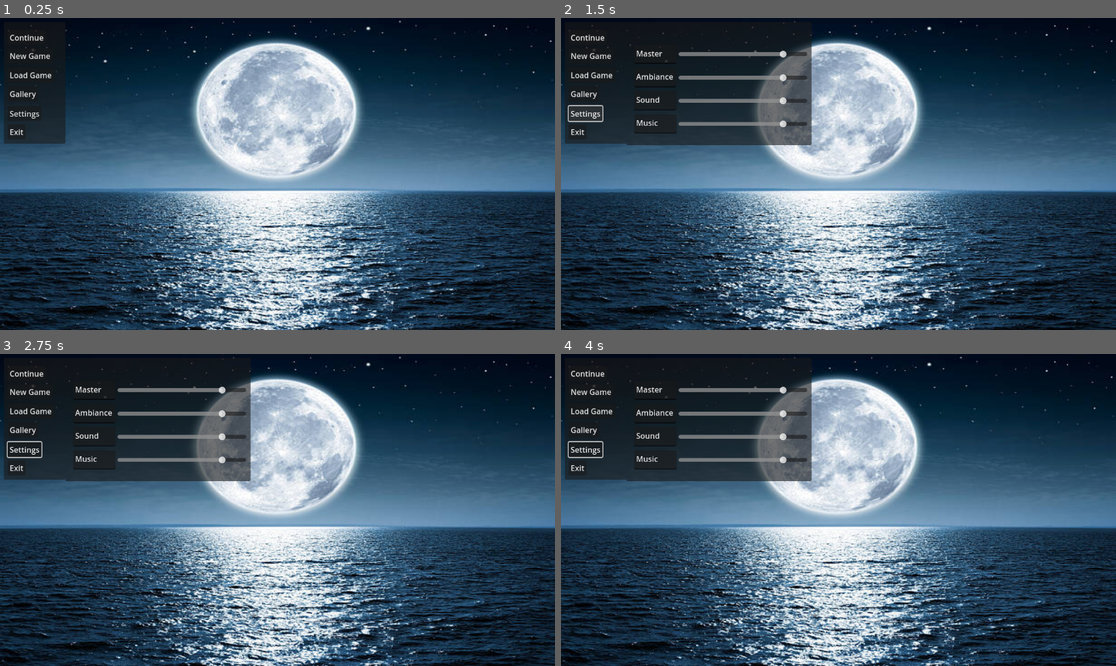
Above: before the commit, frames 1-4 (two rows, left to right).
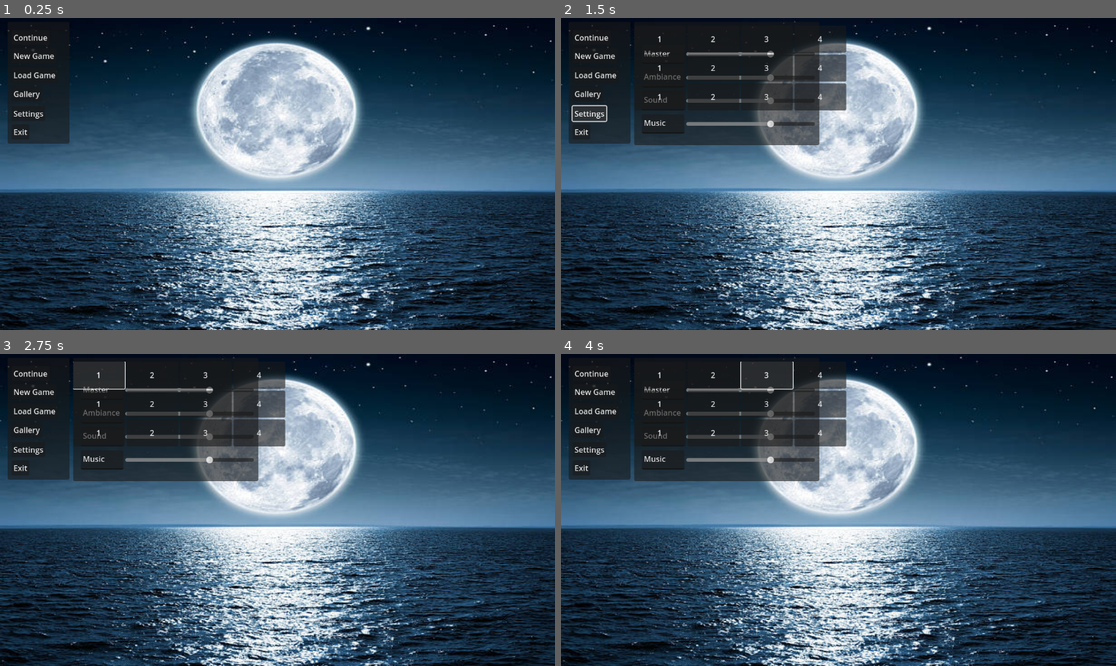
Above: after the commit, the same moments.

Repository: AustinTheWitch/VN_Alias
Game: Godot game, scene res://Scenes/GameBase.tscn
Two runs of this game, one before a commit and one after it. Both use one fixed random seed, a clock stepped at 60 frames per second and the inputs below.
Inputs (mouse positions are in pixels of both pictures, inside the frame that each line leads up to):
- Up to frame 1 (0.25 s): no input
- Up to frame 2 (1.5 s): click "Load Game" at 0.5 s; click "Settings" at 1.25 s
- Up to frame 3 (2.75 s): click (99, 375) at 2 s, where only the run after the commit has a clickable "1"
- Up to frame 4 (4 s): click (710, 375) at 2.75 s, where only the run after the commit has a clickable "2"; click (766, 375) at 3.5 s, where only the run after the commit has a clickable "3"

The runs differ from the first frame. In frame 1, 0.7% of the frame differs, in the area x 0-13%, y 4-41%; in frame 2, 4.6%; in frame 3, 5.3%; in frame 4, 5.4%, in the area x 0-52%, y 2-41%.

Commit message:
Save File System Working

Diff:
--- a/Audio/VNAliasAudio.tres
+++ b/Audio/VNAliasAudio.tres
@@ -1,21 +1,22 @@
 [gd_resource type="AudioBusLayout" format=3 uid="uid://cexq46ebgy8n2"]
 
 [resource]
+bus/0/volume_db = -9.92555
 bus/1/name = &"Ambiance"
 bus/1/solo = false
 bus/1/mute = false
 bus/1/bypass_fx = false
-bus/1/volume_db = 0.929398
+bus/1/volume_db = -9.92555
 bus/1/send = &"Master"
 bus/2/name = &"Sound"
 bus/2/solo = false
 bus/2/mute = false
 bus/2/bypass_fx = false
-bus/2/volume_db = -0.261596
+bus/2/volume_db = -9.92062
 bus/2/send = &"Master"
 bus/3/name = &"Music"
 bus/3/solo = false
 bus/3/mute = false
 bus/3/bypass_fx = false
-bus/3/volume_db = 1.19382
+bus/3/volume_db = -9.92555
 bus/3/send = &"Master"
--- a/Scenes/GameBase.tscn
+++ b/Scenes/GameBase.tscn
@@ -8,8 +8,9 @@
 anchor_top = 0.012
 anchor_right = 1.0
 anchor_bottom = 0.963
-offset_left = -8.064
+offset_left = -0.0640001
 offset_top = -7.776
+offset_right = 8.0
 offset_bottom = 15.976
 grow_horizontal = 2
 grow_vertical = 2
@@ -109,7 +110,6 @@
 text = "Is this thing on?"
 
 [node name="MenuPanel" type="Panel" parent="."]
-visible = false
 layout_mode = 1
 anchors_preset = -1
 anchor_left = 0.007
@@ -203,13 +203,12 @@
 visible = false
 layout_mode = 1
 anchors_preset = -1
-anchor_left = 0.118
+anchor_left = 0.125
 anchor_top = 0.012
-anchor_right = 0.451
+anchor_right = 0.458
 anchor_bottom = 0.412
-offset_left = 0.0639954
 offset_top = 0.32
-offset_right = 0.447937
+offset_right = 0.383911
 offset_bottom = 0.319977
 
 [node name="MasterVol" type="HBoxContainer" parent="OptionsPanel"]
@@ -236,6 +235,7 @@
 size_flags_stretch_ratio = 3.0
 min_value = -50.0
 max_value = 10.0
+value = -10.0
 
 [node name="AmbianceVol" type="HBoxContainer" parent="OptionsPanel"]
 layout_mode = 1
@@ -260,6 +260,7 @@
 size_flags_stretch_ratio = 3.0
 min_value = -50.0
 max_value = 10.0
+value = -10.0
 
 [node name="SoundVol" type="HBoxContainer" parent="OptionsPanel"]
 layout_mode = 1
@@ -285,6 +286,7 @@
 size_flags_stretch_ratio = 3.0
 min_value = -50.0
 max_value = 10.0
+value = -10.0
 
 [node name="MusicVol" type="HBoxContainer" parent="OptionsPanel"]
 layout_mode = 1
@@ -310,6 +312,7 @@
 size_flags_stretch_ratio = 3.0
 min_value = -50.0
 max_value = 10.0
+value = -10.0
 
 [node name="PausePanel" type="Panel" parent="."]
 visible = false
@@ -388,6 +391,251 @@
 offset_top = -0.128021
 offset_bottom = -0.144012
 text = "Main Menu"
+
+[node name="SaveLoadWindow" type="ScrollContainer" parent="."]
+layout_mode = 1
+anchors_preset = -1
+anchor_left = 0.125
+anchor_top = 0.025
+anchor_right = 0.507
+anchor_bottom = 0.3
+offset_right = -0.0640259
+grow_horizontal = 2
+grow_vertical = 2
+
+[node name="SaveFileBox" type="VBoxContainer" parent="SaveLoadWindow"]
+clip_contents = true
+layout_mode = 2
+size_flags_horizontal = 3
+size_flags_vertical = 3
+
+[node name="Row1" type="HBoxContainer" parent="SaveLoadWindow/SaveFileBox"]
+layout_mode = 2
+size_flags_vertical = 3
+
+[node name="File1" type="Button" parent="SaveLoadWindow/SaveFileBox/Row1"]
+layout_mode = 2
+size_flags_horizontal = 3
+size_flags_vertical = 3
+size_flags_stretch_ratio = 25.0
+text = "1"
+
+[node name="TextureRect" type="TextureRect" parent="SaveLoadWindow/SaveFileBox/Row1/File1" groups=["Files"]]
+layout_mode = 1
+anchors_preset = -1
+anchor_right = 1.008
+anchor_bottom = 1.032
+offset_right = -0.464005
+offset_bottom = 0.391998
+mouse_filter = 2
+expand_mode = 2
+metadata/_edit_lock_ = true
+
+[node name="File2" type="Button" parent="SaveLoadWindow/SaveFileBox/Row1"]
+layout_mode = 2
+size_flags_horizontal = 3
+size_flags_vertical = 3
+size_flags_stretch_ratio = 25.0
+text = "2"
+
+[node name="TextureRect" type="TextureRect" parent="SaveLoadWindow/SaveFileBox/Row1/File2" groups=["Files"]]
+layout_mode = 1
+anchors_preset = 15
+anchor_right = 1.0
+anchor_bottom = 1.0
+grow_horizontal = 2
+grow_vertical = 2
+mouse_filter = 2
+expand_mode = 2
+metadata/_edit_lock_ = true
+
+[node name="File3" type="Button" parent="SaveLoadWindow/SaveFileBox/Row1"]
+layout_mode = 2
+size_flags_horizontal = 3
+size_flags_vertical = 3
+size_flags_stretch_ratio = 25.0
+text = "3"
+
+[node name="TextureRect" type="TextureRect" parent="SaveLoadWindow/SaveFileBox/Row1/File3" groups=["Files"]]
+layout_mode = 1
+anchors_preset = 15
+anchor_right = 1.0
+anchor_bottom = 1.0
+grow_horizontal = 2
+grow_vertical = 2
+mouse_filter = 2
+expand_mode = 2
+metadata/_edit_lock_ = true
+
+[node name="File4" type="Button" parent="SaveLoadWindow/SaveFileBox/Row1"]
+layout_mode = 2
+size_flags_horizontal = 3
+size_flags_vertical = 3
+size_flags_stretch_ratio = 25.0
+text = "4"
+
+[node name="TextureRect" type="TextureRect" parent="SaveLoadWindow/SaveFileBox/Row1/File4" groups=["Files"]]
+layout_mode = 1
+anchors_preset = 15
+anchor_right = 1.0
+anchor_bottom = 1.0
+grow_horizontal = 2
+grow_vertical = 2
+mouse_filter = 2
+expand_mode = 2
+metadata/_edit_lock_ = true
+
+[node name="Row2" type="HBoxContainer" parent="SaveLoadWindow/SaveFileBox"]
+layout_mode = 2
+size_flags_vertical = 3
+
+[node name="File5" type="Button" parent="SaveLoadWindow/SaveFileBox/Row2"]
+layout_mode = 2
+size_flags_horizontal = 3
+size_flags_vertical = 3
+size_flags_stretch_ratio = 25.0
+text = "1"
+
+[node name="TextureRect" type="TextureRect" parent="SaveLoadWindow/SaveFileBox/Row2/File5" groups=["Files"]]
+layout_mode = 1
+anchors_preset = -1
+anchor_right = 1.008
+anchor_bottom = 1.032
+offset_right = -0.464005
+offset_bottom = 0.391998
+mouse_filter = 2
+expand_mode = 2
+metadata/_edit_lock_ = true
+
+[node name="File6" type="Button" parent="SaveLoadWindow/SaveFileBox/Row2"]
+layout_mode = 2
+size_flags_horizontal = 3
+size_flags_vertical = 3
+size_flags_stretch_ratio = 25.0
+text = "2"
+
+[node name="TextureRect" type="TextureRect" parent="SaveLoadWindow/SaveFileBox/Row2/File6" groups=["Files"]]
+layout_mode = 1
+anchors_preset = 15
+anchor_right = 1.0
+anchor_bottom = 1.0
+grow_horizontal = 2
+grow_vertical = 2
+mouse_filter = 2
+expand_mode = 2
+metadata/_edit_lock_ = true
+
+[node name="File7" type="Button" parent="SaveLoadWindow/SaveFileBox/Row2"]
+layout_mode = 2
+size_flags_horizontal = 3
+size_flags_vertical = 3
+size_flags_stretch_ratio = 25.0
+text = "3"
+
+[node name="TextureRect" type="TextureRect" parent="SaveLoadWindow/SaveFileBox/Row2/File7" groups=["Files"]]
+layout_mode = 1
+anchors_preset = 15
+anchor_right = 1.0
+anchor_bottom = 1.0
+grow_horizontal = 2
+grow_vertical = 2
+mouse_filter = 2
+expand_mode = 2
+metadata/_edit_lock_ = true
+
+[node name="File8" type="Button" parent="SaveLoadWindow/SaveFileBox/Row2"]
+layout_mode = 2
+size_flags_horizontal = 3
+size_flags_vertical = 3
+size_flags_stretch_ratio = 25.0
+text = "4"
+
+[node name="TextureRect" type="TextureRect" parent="SaveLoadWindow/SaveFileBox/Row2/File8" groups=["Files"]]
+layout_mode = 1
+anchors_preset = 15
+anchor_right = 1.0
+anchor_bottom = 1.0
+grow_horizontal = 2
+grow_vertical = 2
+mouse_filter = 2
+expand_mode = 2
+metadata/_edit_lock_ = true
+
+[node name="Row3" type="HBoxContainer" parent="SaveLoadWindow/SaveFileBox"]
+layout_mode = 2
+size_flags_vertical = 3
+
+[node name="File9" type="Button" parent="SaveLoadWindow/SaveFileBox/Row3"]
+layout_mode = 2
+size_flags_horizontal = 3
+size_flags_vertical = 3
+size_flags_stretch_ratio = 25.0
+text = "1"
+
+[node name="TextureRect" type="TextureRect" parent="SaveLoadWindow/SaveFileBox/Row3/File9" groups=["Files"]]
+layout_mode = 1
+anchors_preset = -1
+anchor_right = 1.008
+anchor_bottom = 1.032
+offset_right = -0.464005
+offset_bottom = 0.391998
+mouse_filter = 2
+expand_mode = 2
+metadata/_edit_lock_ = true
+
+[node name="File10" type="Button" parent="SaveLoadWindow/SaveFileBox/Row3"]
+layout_mode = 2
+size_flags_horizontal = 3
+size_flags_vertical = 3
+size_flags_stretch_ratio = 25.0
+text = "2"
+
+[node name="TextureRect" type="TextureRect" parent="SaveLoadWindow/SaveFileBox/Row3/File10" groups=["Files"]]
+layout_mode = 1
+anchors_preset = 15
+anchor_right = 1.0
+anchor_bottom = 1.0
+grow_horizontal = 2
+grow_vertical = 2
+mouse_filter = 2
+expand_mode = 2
+metadata/_edit_lock_ = true
+
+[node name="File11" type="Button" parent="SaveLoadWindow/SaveFileBox/Row3"]
+layout_mode = 2
+size_flags_horizontal = 3
+size_flags_vertical = 3
+size_flags_stretch_ratio = 25.0
+text = "3"
+
+[node name="TextureRect" type="TextureRect" parent="SaveLoadWindow/SaveFileBox/Row3/File11" groups=["Files"]]
+layout_mode = 1
+anchors_preset = 15
+anchor_right = 1.0
+anchor_bottom = 1.0
+grow_horizontal = 2
+grow_vertical = 2
+mouse_filter = 2
+expand_mode = 2
+metadata/_edit_lock_ = true
+
+[node name="File12" type="Button" parent="SaveLoadWindow/SaveFileBox/Row3"]
+layout_mode = 2
+size_flags_horizontal = 3
+size_flags_vertical = 3
+size_flags_stretch_ratio = 25.0
+text = "4"
+
+[node name="TextureRect" type="TextureRect" parent="SaveLoadWindow/SaveFileBox/Row3/File12" groups=["Files"]]
+layout_mode = 1
+anchors_preset = 15
+anchor_right = 1.0
+anchor_bottom = 1.0
+grow_horizontal = 2
+grow_vertical = 2
+mouse_filter = 2
+expand_mode = 2
+metadata/_edit_lock_ = true
 
 [connection signal="pressed" from="PlayerControls/AutoPlay" to="." method="APbutton"]
 [connection signal="pressed" from="PlayerControls/Rewind" to="." method="Rewind"]
@@ -410,3 +658,15 @@
 [connection signal="pressed" from="PausePanel/Gallery" to="." method="Gallery"]
 [connection signal="pressed" from="PausePanel/Settings" to="." method="Settings"]
 [connection signal="pressed" from="PausePanel/Main Menu" to="." method="MainMenu"]
+[connection signal="pressed" from="SaveLoadWindow/SaveFileBox/Row1/File1" to="." method="File1"]
+[connection signal="pressed" from="SaveLoadWindow/SaveFileBox/Row1/File2" to="." method="File2"]
+[connection signal="pressed" from="SaveLoadWindow/SaveFileBox/Row1/File3" to="." method="File3"]
+[connection signal="pressed" from="SaveLoadWindow/SaveFileBox/Row1/File4" to="." method="File4"]
+[connection signal="pressed" from="SaveLoadWindow/SaveFileBox/Row2/File5" to="." method="File5"]
+[connection signal="pressed" from="SaveLoadWindow/SaveFileBox/Row2/File6" to="." method="File6"]
+[connection signal="pressed" from="SaveLoadWindow/SaveFileBox/Row2/File7" to="." method="File7"]
+[connection signal="pressed" from="SaveLoadWindow/SaveFileBox/Row2/File8" to="." method="File8"]
+[connection signal="pressed" from="SaveLoadWindow/SaveFileBox/Row3/File9" to="." method="File9"]
+[connection signal="pressed" from="SaveLoadWindow/SaveFileBox/Row3/File10" to="." method="File10"]
+[connection signal="pressed" from="SaveLoadWindow/SaveFileBox/Row3/File11" to="." method="File11"]
+[connection signal="pressed" from="SaveLoadWindow/SaveFileBox/Row3/File12" to="." method="File12"]
--- a/Scripts/GameBase.gd
+++ b/Scripts/GameBase.gd
@@ -33,10 +33,10 @@
 
 #Options Menu Vars=-------------------------------------
 var Options = false
-var MasterVol = -10.0
-var AmbianceVol = -10.0
-var SoundVol = -10.0
-var MusicVol = -10.0
+var MasterVol
+var AmbianceVol
+var SoundVol
+var MusicVol
 
 #Pause Menu Vars----------------------------------------
 var Paused = false
@@ -44,8 +44,8 @@
 #Load/Save Game Vars-----------------------------------------
 var Saving = false
 var Loading = false
-var F1 = FileAccess.open("user://myfile.name", FileAccess.READ)
-var F1path = "user://sceneline.save"
+var SaveFile = FileAccess.open("user://myfile.name", FileAccess.READ)
+var SavePath = "user://sceneline.save"
 
 
 func _ready():
@@ -153,7 +153,7 @@
 	$PausePanel.visible = Paused
 	$DialogueBox.visible = Play
 	$PlayerControls.visible = Play
-
+	$SaveLoadWindow.visible = Loading or Saving
 
 #Main Menu-------------------------------------------------
 func Continue():
@@ -172,29 +172,20 @@
 	data.SceneKey = 0
 	gamescene._AmbianceSelect()
 	gamescene._MusicSelect()
+	Loading = false
+	Saving = false
 
 func LoadGame():
-	if FileAccess.file_exists(F1path):
-		print("File Found")
-		var file = FileAccess.open(F1path, FileAccess.READ)
-		data.LineNum = file.get_var(data.LineNum)
-		data.SceneKey = file.get_var(data.SceneKey)
-		Play = true
-		data.Main = false
-		Paused = false
-		Options = false
-		gamescene._AmbianceSelect()
-		gamescene._MusicSelect()
-	else:
-		print("File not found")
-
+	Loading = true
+	Saving = false
+	Play = false
 
 func Gallery():
 	print("Gallery Viewer")
 
 func Settings():
 	Options = !Options
-	Play = !Options
+	Play = false
 
 func Exit():
 	print("Exit Game")
@@ -217,14 +208,119 @@
 	Paused = false
 	Options = false
 	Play = true
+	Saving = false
+	Loading = false
 
 func SaveGame():
-	var file = FileAccess.open(F1path, FileAccess.WRITE)
-	file.store_var(data.LineNum)
-	file.store_var(data.SceneKey)
+	Saving = true
+	Loading = false
+	Play = false
+
 
 func MainMenu():
 	data.Main = !data.Main
 	Play = false
 	Options = false
 	Paused = false
+	Loading = false
+	Saving = false
+
+func _Saving():
+	var file = FileAccess.open(SavePath, FileAccess.WRITE)
+	file.store_var(data.LineNum)
+	file.store_var(data.SceneKey)
+	Saving = false
+
+
+func _Loading():
+	if FileAccess.file_exists(SavePath):
+		print("File Found")
+		var file = FileAccess.open(SavePath, FileAccess.READ)
+		data.LineNum = file.get_var(data.LineNum)
+		data.SceneKey = file.get_var(data.SceneKey)
+		gamescene._AmbianceSelect()
+		gamescene._MusicSelect()
+		Play = true
+		data.Main = false
+		Paused = false
+		Options = false
+		Loading = false
+	else:
+		print("File not found")
+
+#Save Files----------------------------------------------------
+#Row 1 Files
+func File1():
+	SavePath = "user://r1f1.save"
+	print (SavePath)
+	if Loading == true and Saving == false:
+		_Loading()
+	else: _Saving()
+func File2():
+	SavePath = "user://r1f2.save"
+	print(SavePath)
+	if (Loading == true and Saving == false):
+		_Loading()
+	else: _Saving()
+func File3():
+	SavePath = "user://r1f3.save"
+	print(SavePath)
+	if (Loading == true and Saving == false):
+		_Loading()
+	else: _Saving()
+func File4():
+	SavePath = "user://r1f4.save"
+	print(SavePath)
+	if (Loading == true and Saving == false):
+		_Loading()
+	else: _Saving()
+#Row 2 Files-------------------------------------------------
+func File5():
+	SavePath = "user://r2f1.save"
+	print(SavePath)
+	if (Loading == true and Saving == false):
+		_Loading()
+	else: _Saving()
+func File6():
+	SavePath = "user://r2f2.save"
+	print(SavePath)
+	if (Loading == true and Saving == false):
+		_Loading()
+	else: _Saving()
+func File7():
+	SavePath = "user://r2f3.save"
+	print(SavePath)
+	if (Loading == true and Saving == false):
+		_Loading()
+	else: _Saving()
+func File8():
+	SavePath = "user://r2f4.save"
+	print(SavePath)
+	if (Loading == true and Saving == false):
+		_Loading()
+	else: _Saving()
+#Row 3 Files------------------------------------------------
+func File9():
+	SavePath = "user://r3f1.save"
+	print(SavePath)
+	if (Loading == true and Saving == false):
+		_Loading()
+	else: _Saving()
+func File10():
+	SavePath = "user://r3f2.save"
+	print(SavePath)
+	if (Loading == true and Saving == false):
+		_Loading()
+	else: _Saving()
+func File11():
+	SavePath = "user://r3f3.save"
+	print(SavePath)
+	if (Loading == true and Saving == false):
+		_Loading()
+	else: _Saving()
+func File12():
+	SavePath = "user://r3f4.save"
+	print(SavePath)
+	if (Loading == true and Saving == false):
+		_Loading()
+	else: _Saving()
